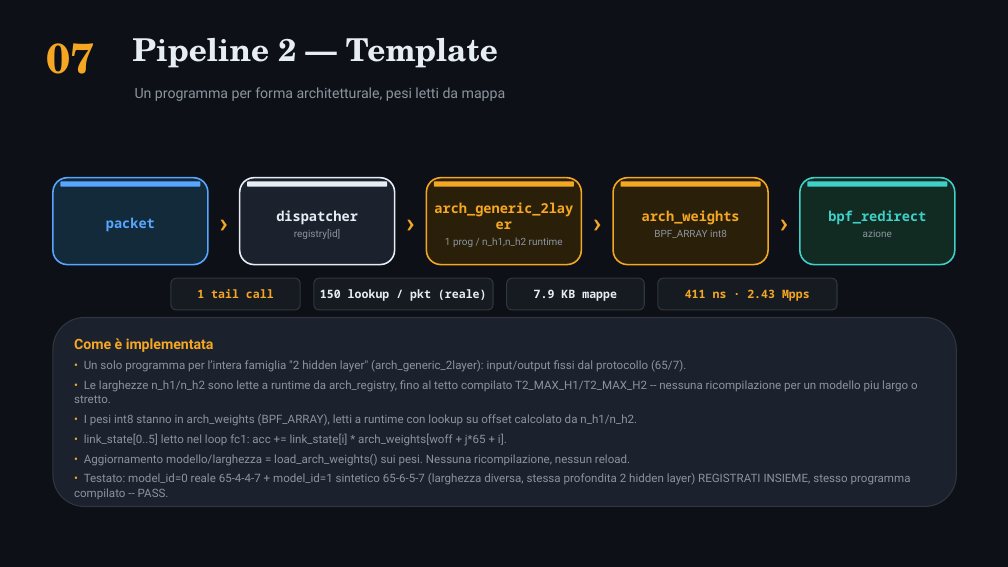
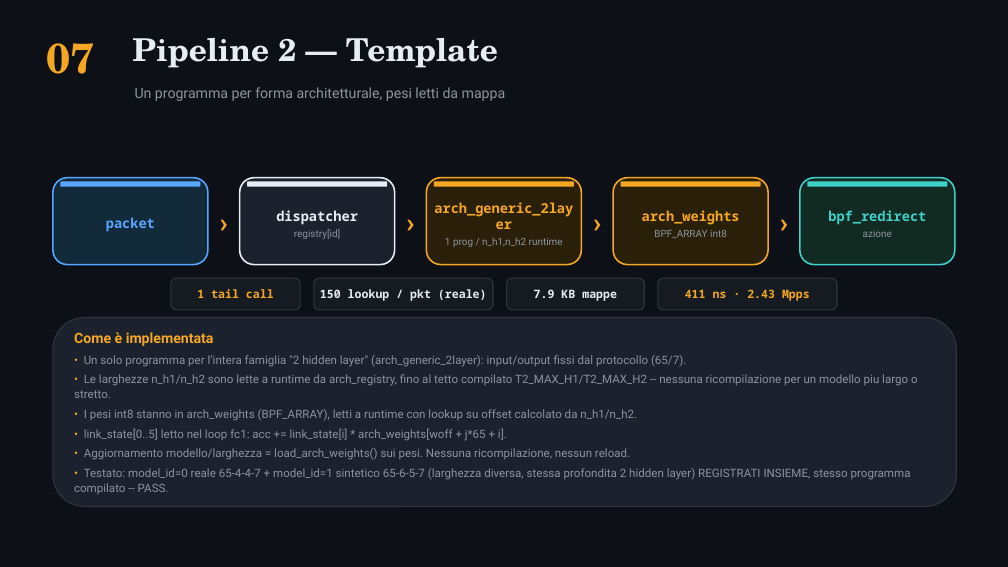
Before and after one commit to ettore-cantile/ipa_lab, a slide deck: slide 8 of docs/IPA_eBPF_pipelines.pptx. Drawn at 1008x567 pixels with LibreOffice and Linux fonts; fonts in the diff are those of the drawing. Boxes give left, top, right and bottom in pixels: in the first picture for what was removed or moved away, otherwise in the second. Text is boxed around its words. In the diff, an @@ line names an element or a change of style, - is before the commit and + after.

```diff
--- a/docs/IPA_eBPF_pipelines.pptx
+++ b/docs/IPA_eBPF_pipelines.pptx
@@ text "Come è implementata": place and size @@
-text "Come è implementata" at bbox=[74, 338, 918, 499]
+text "Come è implementata" at bbox=[74, 332, 918, 494]
```
Also in this commit, not shown: 7 other slides changed.
